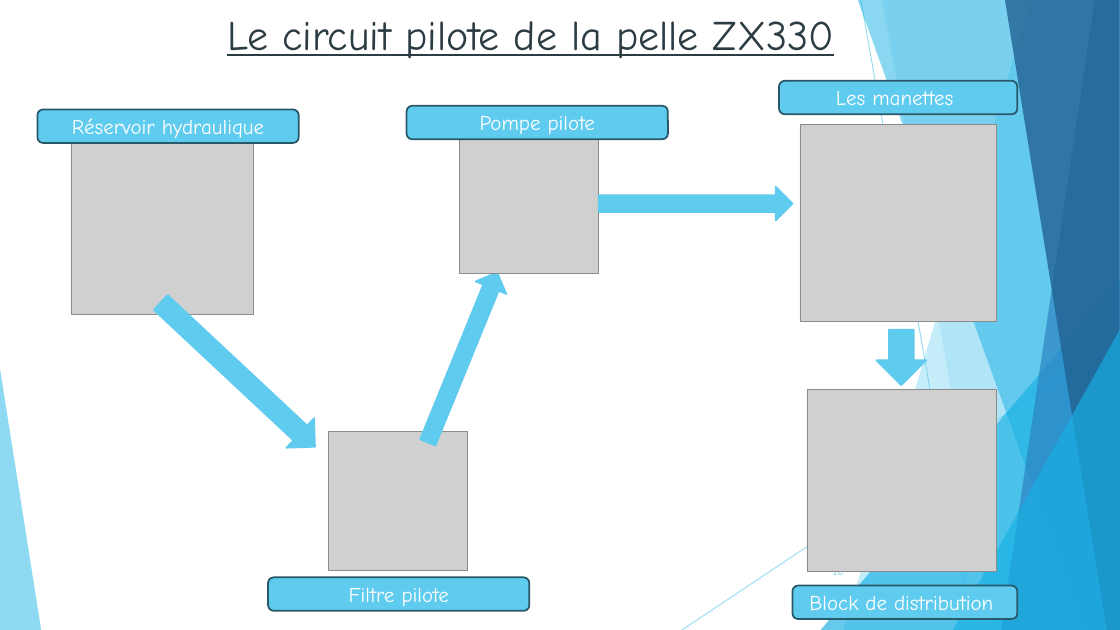
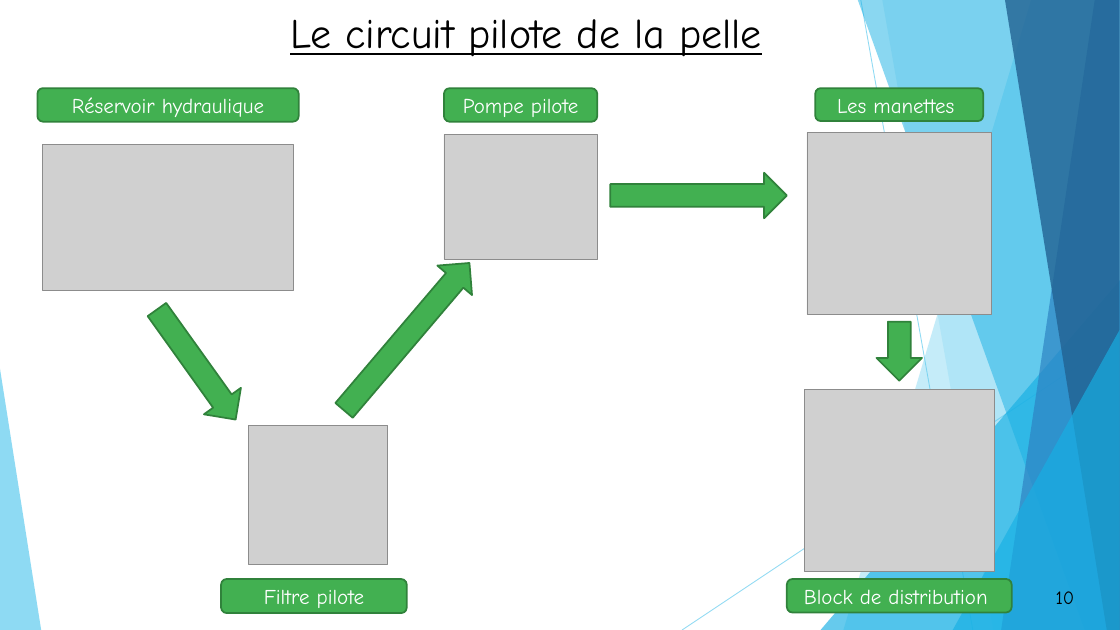
Before and after one commit to OussamaTeyib/PFE_2024, a slide deck: slide 10 of Présentation.pptx. Drawn at 1120x630 pixels with LibreOffice and Linux fonts; fonts in the diff are those of the drawing; grey boxes stand for pictures. Boxes give left, top, right and bottom in pixels: in the first picture for what was removed or moved away, otherwise in the second. Text is boxed around its words. In the diff, an @@ line names an element or a change of style, - is before the commit and + after.

```diff
--- a/Présentation.pptx
+++ b/Présentation.pptx
@@ title at [290, 19, 762, 57]: text changed; text colour #2C3C43 to #000000 @@
-Le circuit pilote de la pelle ZX330
+Le circuit pilote de la pelle
@@ rounded rectangle "Réservoir hydraulique": place and size @@
-rounded rectangle "Réservoir hydraulique" at [38, 109, 299, 143]
+rounded rectangle "Réservoir hydraulique" at [38, 88, 299, 122]
@@ rounded rectangle "Pompe pilote": place and size @@
-rounded rectangle "Pompe pilote" at [407, 106, 668, 139]
+rounded rectangle "Pompe pilote" at [444, 88, 597, 122]
@@ rounded rectangle "Les manettes": place and size @@
-rounded rectangle "Les manettes" at [779, 81, 1017, 114]
+rounded rectangle "Les manettes" at [816, 88, 984, 121]
@@ picture: place and size @@
-picture at [71, 132, 253, 314]
+picture at [43, 145, 294, 290]
@@ picture: place and size @@
-picture at [460, 134, 599, 274]
+picture at [444, 134, 597, 260]
@@ picture: place and size @@
-picture at [800, 124, 996, 321]
+picture at [807, 133, 992, 315]
@@ right arrow: place and size @@
-right arrow at [599, 187, 792, 220]
+right arrow at [611, 173, 787, 218]
@@ right arrow at [611, 173, 787, 218]: fill #5FCBEF to #42B051; outline #5FCBEF 1.5 pt to #31823C 1.5 pt @@
@@ right arrow added at [327, 249, 487, 425], fill #42B051, outline #31823C 1.5 pt @@
@@ up arrow removed at [413, 266, 512, 449] @@
@@ right arrow at [138, 296, 254, 433]: fill #5FCBEF to #42B051; outline #5FCBEF 1.5 pt to #31823C 1.5 pt; rotation 43 to 54 degrees @@
@@ right arrow added at [876, 322, 922, 381], fill #42B051, outline #31823C 1.5 pt @@
@@ left arrow removed at [877, 330, 926, 385] @@
@@ picture: place and size @@
-picture at [329, 432, 468, 571]
+picture at [249, 425, 388, 565]
@@ fill #5FCBEF to #42B051; outline #2A5969 1.5 pt to #31823C 1.5 pt in 5 elements at [787, 579, 1012, 613], [38, 88, 299, 122], [816, 88, 984, 121], [444, 88, 597, 122], [221, 579, 407, 613] @@
@@ rounded rectangle "Filtre pilote": place and size @@
-rounded rectangle "Filtre pilote" at [268, 577, 529, 611]
+rounded rectangle "Filtre pilote" at [221, 579, 407, 613]
@@ rounded rectangle "Block de distribution": place and size @@
-rounded rectangle "Block de distribution" at [792, 586, 1017, 619]
+rounded rectangle "Block de distribution" at [787, 579, 1012, 613]
@@ page number: place and size @@
-page number at [833, 571, 844, 579]
+page number at [1032, 581, 1098, 614]
@@ page number at [1032, 581, 1098, 614]: size 9 to 16 pt, text colour #5FCBEF to #000000; alignment right to centre; fill none to #FFFFFF; outline none to #000000 1.5 pt @@
```
Also in this commit, not shown: 22 other slides changed, 1 slide added, 1 slide removed, 5 other files.
